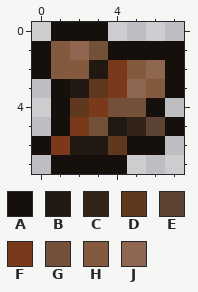
Two versions of one pixel-art sprite, Tiles/Ashen/Tainted_Stone_Item.png. Above: the version before the commit.
The file is 16x16 pixels, drawn in blocks of 2x2; one block is one cell here. Colours within 5 levels of each other are drawn and written as one.
Palette (. is transparent): A #15100c  B #211811  C #332419  D #60381e  E #5c4334  F #7a391a  G #725138  H #85593e  J #8f6750
Pixels before, first column x 0:
0 .AAA....
1 AHJGAAAA
2 AHHBFHJA
3 .ABDFJHA
4 .ADFGGA.
5 .AFGBCEA
6 AFBBDAA.
7 .AAAA...
And afterwards:
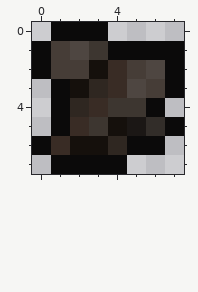
The exact change:
Colour A changes from #15100c to #0b0a0a.
Colour B changes from #211811 to #15100c.
Colour C changes from #332419 to #1b1715.
Colour D changes from #60381e to #2f2721.
Colour E changes from #5c4334 to #322d29.
Colour F changes from #7a391a to #392c25.
Colour G changes from #725138 to #3d3630.
Colour H changes from #85593e to #463d37.
Colour J changes from #8f6750 to #4e4641.
